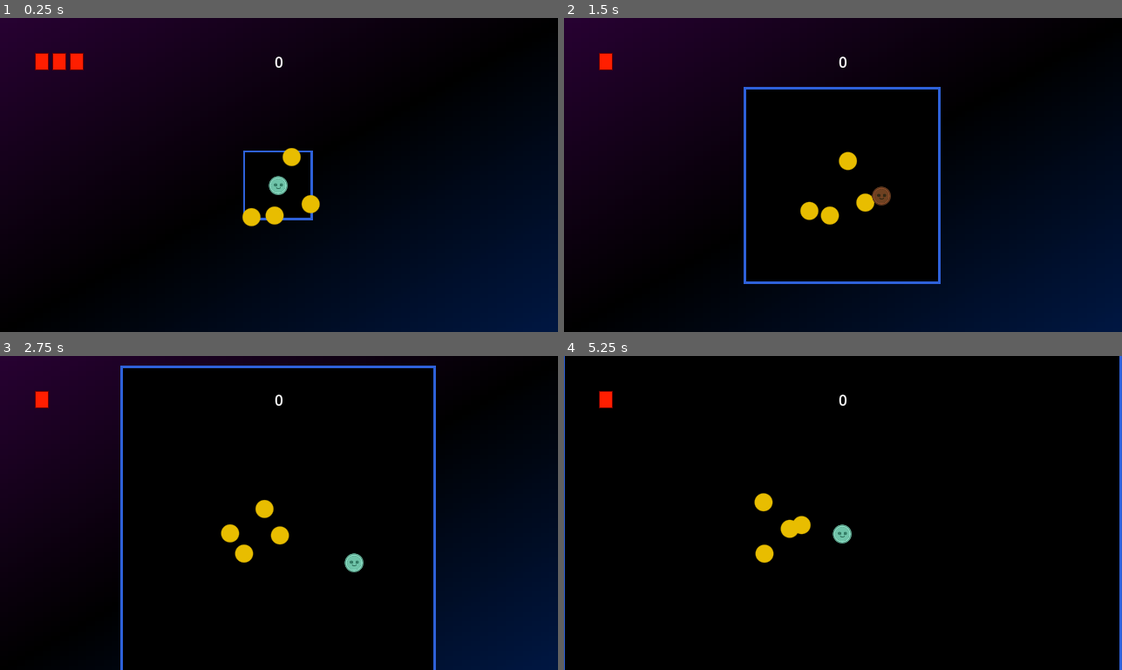
Above: before the commit, frames 1-4 (two rows, left to right).
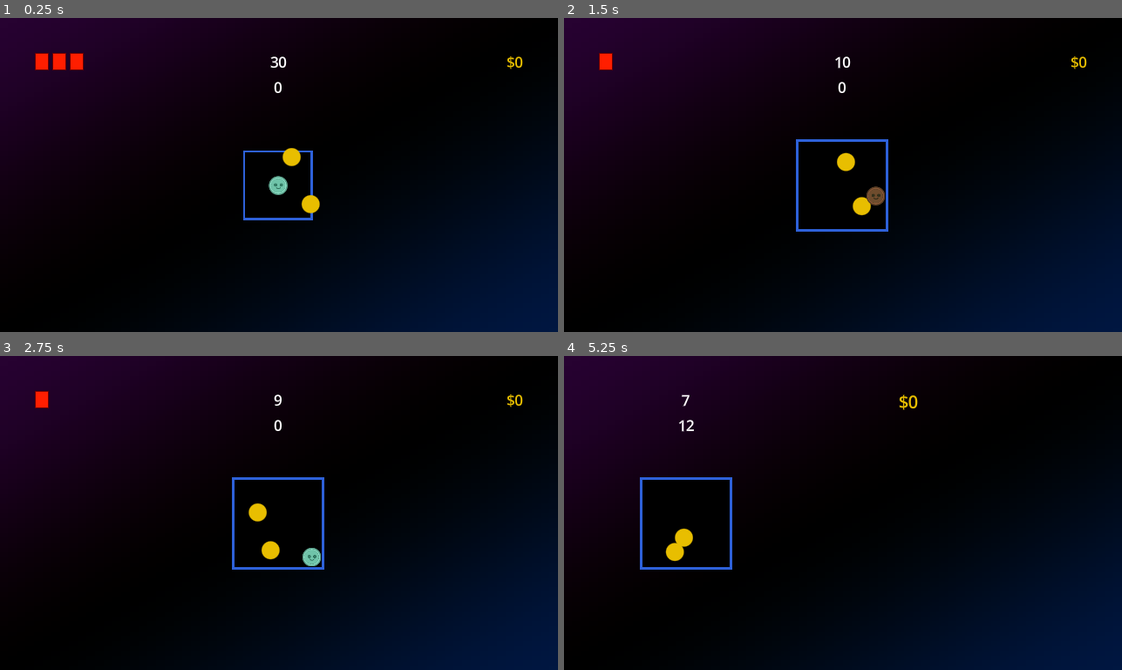
Above: after the commit, the same moments.

Repository: leofarias-cpu/brain-game-jam-incremental
Game: Godot game, scene res://systems/game/game.tscn
Two runs of this game, one before a commit and one after it. Both use one fixed random seed, a clock stepped at 60 frames per second and the inputs below.
Inputs:
- Up to frame 1 (0.25 s): no input
- Up to frame 2 (1.5 s): tap Enter (ui_accept) at 0.5, 0.6, 0.77, 1.07, 1.35 s; hold D (right) 0.53-1.28 s; hold S (down) from 1.28 s (still down)
- Up to frame 3 (2.75 s): tap Enter (ui_accept) at 1.52, 1.82, 2.1 s; release S (down) at 2.03 s; hold D (right) from 2.03 s (still down)
- Up to frame 4 (5.25 s): release D (right) at 2.78 s; hold W (up) 2.78-3.53 s; tap Enter (ui_accept) at 2.85, 3.02, 3.32, 3.6, 3.77, 4.07, 4.35, 4.52, 4.82, 5.1 s; hold A (left) 3.53-5.03 s; hold S (down) from 5.03 s (still down)

The runs differ from the first frame. In frame 1, 0.5% of the frame differs, in the area x 43-94%, y 12-67%; in frame 2, 2.7%; in frame 3, 11%; in frame 4, 28%, in the area x 0-100%, y 0-100%.

Commit message:
feat: Lots of visuals, more UI. Now onto the shop interface oh god

Diff:
--- a/entities/ball/ball.gd
+++ b/entities/ball/ball.gd
@@ -31,3 +31,8 @@
 		# + random to avoid a ball bouncing perfectly in a straight line
 		facing_direction = (facing_direction.bounce(collision.get_normal())  + Vector2.ONE * randf_range(-0.5, 0.5)).normalized()
 		move_and_collide(reflect)
+
+func go_crazy():
+	var tween = get_tree().create_tween().set_parallel()
+	tween.tween_property(self, "speed_current", stats.speed * 1.5, 0.5)
+	tween.tween_property(self, "modulate", Color.FIREBRICK, 0.5)
--- a/entities/player/player.gd
+++ b/entities/player/player.gd
@@ -44,7 +44,9 @@
 	hit.emit()
 	var tween = get_tree().create_tween()
 	tween.tween_property(sprite, 'modulate', Color(0.99, 0.33, 0.198, 1.0), 0.3)
-	if hp <= 0:
+
+	hp -= 1
+	if hp < 0:
 		died.emit()
 		return
 
--- a/entities/player/player.tscn
+++ b/entities/player/player.tscn
@@ -16,7 +16,6 @@
 [node name="Player" type="CharacterBody2D" unique_id=1423667927 node_paths=PackedStringArray("grazing_area", "grazing_collision_shape", "hitbox", "sprite")]
 collision_mask = 4
 script = ExtResource("1_abrql")
-SPEED = 60.0
 grazing_area = NodePath("Graze area")
 grazing_collision_shape = NodePath("Graze area/CollisionShape2D")
 hitbox = NodePath("Hurtbox")
--- /dev/null
+++ b/systems/game/background.gd
@@ -0,0 +1,15 @@
+class_name Background extends Sprite2D
+
+var gradient: GradientTexture2D = self.texture
+
+
+func _on_game_go_crazy() -> void:
+	var tween = get_tree().create_tween().set_parallel().set_trans(Tween.TRANS_SPRING)
+	tween.tween_property(gradient, "fill_from", Vector2(1, 1), 1)
+	tween.tween_property(gradient, "fill_to", Vector2(0, 0), 1)
+	#gradient.gradient.set_color(1, Color.WHITE_SMOKE)
+
+func reset_gradient() -> void:
+	var tween = get_tree().create_tween().set_parallel().set_trans(Tween.TRANS_SPRING)
+	tween.tween_property(gradient, "fill_to", Vector2(1, 1), 1)
+	tween.tween_property(gradient, "fill_from", Vector2(0, 0), 1)
--- a/systems/game/game.gd
+++ b/systems/game/game.gd
@@ -1,22 +1,34 @@
 class_name Game extends Node2D
 
-@export_group("Player")
+@export_group("Player", "player_")
 @export var player: Player
 @export var player_hp_max := 2
 @export var player_speed := 60.0
 
-@export_group("Play Space")
+@export_group("Play Space", "play_space_")
+@export var play_space: PlaySpace
 @export var play_space_height: float
 @export var play_space_width: float
 @export var play_space_border_width: float
-@export var play_space: PlaySpace
 
 @export_group("")
 @export var enemies: Array[PackedScene]
+@export var safe_time: int = 10
 #@export var upgrades: Dictionary[PackedScene, int]
+@export var going_crazy_timer: Timer
+@export var round_end_position: Marker2D
 
 @export_group("Enemy Stats")
 @export var ball_stats: BallStats
+
+@export_group("UI")
+@export var timer_ui: TimerLabel
+@export var v_box_container: VBoxContainer
+@export var money_ui: RichTextLabel
+@export var background: Sprite2D
+
+var money: int = 0
+var score := 0
 
 func _ready() -> void:
 	play_space.height = play_space_height
@@ -26,20 +38,28 @@
 
 	round_start()
 
-func _process(_delta: float):
-	if Input.is_action_just_pressed("ui_accept"):
-		play_space.height += 32
-		play_space.width += 32
-		play_space.update_size()
-
 func round_start() -> void:
+	background.reset_gradient()
 	setup_player()
 	clear_enemies()
 	spawn_enemies()
+	setup_timer()
+	score = 0
 
 func round_end() -> void:
-	pass
+	timer_ui.stop()
+	money += score # TODO: signal on bofa
 
+	await get_tree().create_timer(0.5).timeout
+	# TODO: Move all this logic onto a script on the canvas layer.
+	var tween = get_tree().create_tween().set_trans(Tween.TRANS_CUBIC).set_parallel()
+	tween.tween_property(play_space, 'position', round_end_position.position, 0.5)
+	tween.tween_property(v_box_container, 'offset_transform_position', Vector2(-round_end_position.position.x - 40, 0), 0.5)
+	tween.tween_property(money_ui, 'offset_transform_position', Vector2(-round_end_position.position.x - 40, 0), 0.5)
+	tween.tween_property(money_ui, 'scale', Vector2(1.5, 1.5), 1)
+	# -40 because of the margin oh god
+
+	tween.tween_property(money_ui, 'text', "$" + str(money), 2)
 
 func spawn_enemies() -> void:
 	for i in enemies.size():
@@ -59,6 +79,9 @@
 		if new_enemy is Ball:
 			new_enemy.stats = ball_stats
 
+		if new_enemy.has_method("go_crazy"):
+			going_crazy_timer.timeout.connect(new_enemy.go_crazy)
+
 		play_space.add_child(new_enemy)
 
 func clear_enemies() -> void:
@@ -70,6 +93,16 @@
 	player.speed = player_speed
 	player.position = play_space.position
 
+func setup_timer() -> void:
+	await get_tree().create_timer(1).timeout # Grace period for spawned enemies
+	going_crazy_timer.start(safe_time)
+	timer_ui.start(safe_time)
 
 func _on_player_died() -> void:
 	round_end()
+	going_crazy_timer.stop()
+	player.position.y = -1000
+
+
+func _on_player_graze(value: int) -> void:
+	score += value
--- a/systems/game/game.tscn
+++ b/systems/game/game.tscn
@@ -6,24 +6,26 @@
 [ext_resource type="Script" uid="uid://cgdjtnjx4krgm" path="res://temp_heatl.gd" id="3_sc4om"]
 [ext_resource type="PackedScene" uid="uid://cuovppwi20kvk" path="res://entities/ball/ball.tscn" id="4_fcqpf"]
 [ext_resource type="PackedScene" uid="uid://budtopphq6vwo" path="res://entities/player/player.tscn" id="5_2ub4j"]
+[ext_resource type="Script" uid="uid://c5jcr48ke1ckg" path="res://systems/game/background.gd" id="6_2ub4j"]
 [ext_resource type="PackedScene" uid="uid://cejcjsd3sgueb" path="res://entities/play space/PlaySpace.tscn" id="6_q6kid"]
 [ext_resource type="Script" uid="uid://d2jv2neubkwrw" path="res://systems/upgrade/UpgradesManager.gd" id="7_sc4om"]
+[ext_resource type="PackedScene" uid="uid://t75eoijc21wo" path="res://ui/timer/timer.tscn" id="7_xtdty"]
 
 [sub_resource type="Resource" id="Resource_sc4om"]
 script = ExtResource("3_fcqpf")
-speed = 20.0
-graze = 1
+speed = 25.0
+graze = 12
 radius = 10.0
-color = Color(0.91, 0.7431667, 0, 1)
+color = Color(0.9098039, 0.74509805, 0, 1)
 metadata/_custom_type_script = "uid://4jddw1rvvtvi"
 
 [sub_resource type="Gradient" id="Gradient_80nbo"]
-offsets = PackedFloat32Array(0, 0.50301206, 0.9939759)
+interpolation_mode = 2
+offsets = PackedFloat32Array(0, 0.50301206, 1)
 colors = PackedColorArray(0.15264732, 0.0059507596, 0.1933791, 1, 0, 0, 0, 1, 0.001887664, 0.08824862, 0.25474063, 1)
 
 [sub_resource type="GradientTexture2D" id="GradientTexture2D_tga20"]
 gradient = SubResource("Gradient_80nbo")
-fill_from = Vector2(0.004347826, 0)
 fill_to = Vector2(1, 1)
 
 [sub_resource type="StyleBoxFlat" id="StyleBoxFlat_tga20"]
@@ -34,18 +36,30 @@
 border_width_bottom = 1
 border_color = Color(0.41, 0, 0, 1)
 
-[node name="Game" type="Node2D" unique_id=1060518661 node_paths=PackedStringArray("player", "play_space")]
+[node name="Game" type="Node2D" unique_id=1060518661 node_paths=PackedStringArray("player", "play_space", "going_crazy_timer", "round_end_position", "timer_ui", "v_box_container", "money_ui", "background")]
 script = ExtResource("1_tsptn")
 player = NodePath("Player")
+play_space = NodePath("PlaySpace")
 play_space_height = 100.0
 play_space_width = 100.0
 play_space_border_width = 6.0
-play_space = NodePath("PlaySpace")
-enemies = Array[PackedScene]([ExtResource("4_fcqpf"), ExtResource("4_fcqpf"), ExtResource("4_fcqpf"), ExtResource("4_fcqpf")])
+enemies = Array[PackedScene]([ExtResource("4_fcqpf"), ExtResource("4_fcqpf")])
+going_crazy_timer = NodePath("Going Crazy Timer")
+round_end_position = NodePath("RoundEndPosition")
 ball_stats = SubResource("Resource_sc4om")
+timer_ui = NodePath("CanvasLayer/MarginContainer/VBoxContainer/Timer")
+v_box_container = NodePath("CanvasLayer/MarginContainer/VBoxContainer")
+money_ui = NodePath("CanvasLayer/MarginContainer/Money")
+background = NodePath("Camera2D/Background")
+
+[node name="Going Crazy Timer" type="Timer" parent="." unique_id=1303384587]
 
 [node name="Player" parent="." unique_id=1423667927 instance=ExtResource("5_2ub4j")]
 position = Vector2(320, 192)
+
+[node name="RoundEndPosition" type="Marker2D" parent="." unique_id=2137110470]
+position = Vector2(140, 192)
+gizmo_extents = 15.5
 
 [node name="PlaySpace" parent="." unique_id=1075310213 instance=ExtResource("6_q6kid")]
 position = Vector2(320, 192)
@@ -53,12 +67,13 @@
 [node name="Camera2D" type="Camera2D" parent="." unique_id=1565455197]
 position = Vector2(321, 180)
 
-[node name="Background" type="Sprite2D" parent="." unique_id=1646228377]
+[node name="Background" type="Sprite2D" parent="Camera2D" unique_id=1646228377]
 z_index = -8
 z_as_relative = false
-position = Vector2(320.5, 180.28125)
+position = Vector2(-0.5, 0.28125)
 scale = Vector2(10.015625, 5.633789)
 texture = SubResource("GradientTexture2D_tga20")
+script = ExtResource("6_2ub4j")
 
 [node name="CanvasLayer" type="CanvasLayer" parent="." unique_id=1395375313]
 process_mode = 3
@@ -69,12 +84,36 @@
 anchor_bottom = 1.0
 grow_horizontal = 2
 grow_vertical = 2
+offset_transform_enabled = true
 theme_override_constants/margin_left = 40
 theme_override_constants/margin_top = 40
 theme_override_constants/margin_right = 40
 theme_override_constants/margin_bottom = 40
 
-[node name="Label" type="Label" parent="CanvasLayer/MarginContainer" unique_id=1299121238]
+[node name="Money" type="RichTextLabel" parent="CanvasLayer/MarginContainer" unique_id=887263959]
+modulate = Color(0.9098039, 0.74509805, 0, 1)
+custom_minimum_size = Vector2(100, 50)
+layout_mode = 2
+size_flags_horizontal = 8
+size_flags_vertical = 0
+offset_transform_enabled = true
+text = "$0"
+horizontal_alignment = 2
+
+[node name="VBoxContainer" type="VBoxContainer" parent="CanvasLayer/MarginContainer" unique_id=2081813754]
+layout_mode = 2
+size_flags_horizontal = 4
+offset_transform_enabled = true
+
+[node name="Timer" parent="CanvasLayer/MarginContainer/VBoxContainer" unique_id=649885082 instance=ExtResource("7_xtdty")]
+layout_mode = 2
+size_flags_horizontal = 4
+size_flags_vertical = 0
+offset_transform_position = Vector2(0, 20)
+text = "30"
+horizontal_alignment = 1
+
+[node name="Score" type="Label" parent="CanvasLayer/MarginContainer/VBoxContainer" unique_id=1299121238]
 layout_mode = 2
 size_flags_horizontal = 4
 size_flags_vertical = 0
@@ -107,7 +146,9 @@
 [node name="Upgrades" type="Node2D" parent="." unique_id=402822264]
 script = ExtResource("7_sc4om")
 
+[connection signal="timeout" from="Going Crazy Timer" to="Camera2D/Background" method="_on_game_go_crazy"]
 [connection signal="died" from="Player" to="." method="_on_player_died"]
-[connection signal="graze" from="Player" to="CanvasLayer/MarginContainer/Label" method="_on_player_graze"]
+[connection signal="graze" from="Player" to="." method="_on_player_graze"]
+[connection signal="graze" from="Player" to="CanvasLayer/MarginContainer/VBoxContainer/Score" method="_on_player_graze"]
 [connection signal="hit" from="Player" to="." method="_on_player_hit"]
 [connection signal="hit" from="Player" to="CanvasLayer/MarginContainer/HealthBar" method="_on_player_hit"]
--- a/systems/upgrade/Upgrade.gd
+++ b/systems/upgrade/Upgrade.gd
@@ -7,10 +7,11 @@
 @export var max_upgrades: int = 1
 var current_upgrades: int = 0
 
+@export var title: String = "Heheheheheeh"
 @export var description: String = "Buy me B )"
 @export var icon: Image
 
 ## Applies the effect of the upgrade by modifying Game.
 ## Could be adding an enemy, changing stats, anything.
 func upgrade(game: Game) -> void:
-    pass
+	pass
--- a/systems/upgrade/upgrades/add_ball/add_ball.gd
+++ b/systems/upgrade/upgrades/add_ball/add_ball.gd
@@ -1,5 +1,4 @@
 extends Upgrade
 
 func upgrade(game: Game) -> void:
-	game.ball_stats.color = Color.REBECCA_PURPLE
-	game.round_start()
+	game.enemies.push_back(preload("uid://bmgpk44qdj1im"))
--- a/systems/upgrade/upgrades/add_ball/add_ball.tres
+++ b/systems/upgrade/upgrades/add_ball/add_ball.tres
@@ -2,6 +2,15 @@
 
 [ext_resource type="Script" uid="uid://bmgpk44qdj1im" path="res://systems/upgrade/upgrades/add_ball/add_ball.gd" id="1_xhv5j"]
 
+[sub_resource type="Curve" id="Curve_xhv5j"]
+_limits = [1.0, 100000.0, 1.0, 6.0]
+_data = [Vector2(1, 2), 0.0, 0.0, 0, 0, Vector2(2, 100), 0.0, 0.0, 0, 0, Vector2(3, 1000), 0.0, 0.0, 0, 0, Vector2(4, 50000), 0.0, 0.0, 0, 0, Vector2(5.004, 80000), 0.0, 0.0, 0, 0, Vector2(5.9999995, 100000), 0.0, 0.0, 0, 0]
+point_count = 6
+
 [resource]
 script = ExtResource("1_xhv5j")
+cost_curve = SubResource("Curve_xhv5j")
+max_upgrades = 6
+title = "+1 Ball"
+description = "Balls are really motivated to kill you, but they lack a clear sense of direction in life."
 metadata/_custom_type_script = "uid://cyd5pn1tdumoj"
--- /dev/null
+++ b/systems/upgrade/upgrades/faster_balls/faster_balls.gd
@@ -0,0 +1,5 @@
+extends Upgrade
+
+func upgrade(game: Game):
+	game.ball_stats.speed += 10
+	game.ball_stats.graze += 10
--- /dev/null
+++ b/systems/upgrade/upgrades/faster_balls/faster_balls.tres
@@ -0,0 +1,8 @@
+[gd_resource type="Resource" format=3 uid="uid://0wr7yvjntel6"]
+
+[ext_resource type="Script" uid="uid://b4r0xb1ap4pld" path="res://systems/upgrade/upgrades/faster_balls/faster_balls.gd" id="1_uiqtv"]
+
+[resource]
+script = ExtResource("1_uiqtv")
+max_upgrades = 4
+metadata/_custom_type_script = "uid://cyd5pn1tdumoj"
--- /dev/null
+++ b/ui/timer/timer.gd
@@ -0,0 +1,21 @@
+class_name TimerLabel extends RichTextLabel
+
+@export var timer: Timer
+var duration: int
+
+
+func start(time: float):
+	self.duration = time
+	self.text = str(duration)
+	timer.start(1)
+	self.modulate = Color.WHITE
+	visible = true
+
+func _on_timer_timeout() -> void:
+	self.duration -= 1
+	self.text = str(duration)
+	if duration < 0:
+		self.modulate = Color.FIREBRICK
+
+func stop():
+	timer.stop()
--- /dev/null
+++ b/ui/timer/timer.tscn
@@ -0,0 +1,14 @@
+[gd_scene format=3 uid="uid://t75eoijc21wo"]
+
+[ext_resource type="Script" uid="uid://bigam6snn1t4" path="res://ui/timer/timer.gd" id="1_876bi"]
+
+[node name="Timer" type="RichTextLabel" unique_id=1123116106 node_paths=PackedStringArray("timer")]
+custom_minimum_size = Vector2(25, 25)
+offset_right = 40.0
+offset_bottom = 40.0
+script = ExtResource("1_876bi")
+timer = NodePath("Timer")
+
+[node name="Timer" type="Timer" parent="." unique_id=1716886076]
+
+[connection signal="timeout" from="Timer" to="." method="_on_timer_timeout"]
Not shown, added: systems/game/background.gd.uid
Not shown, added: systems/upgrade/upgrades/faster_balls/faster_balls.gd.uid
Not shown, added: ui/timer/timer.gd.uid
